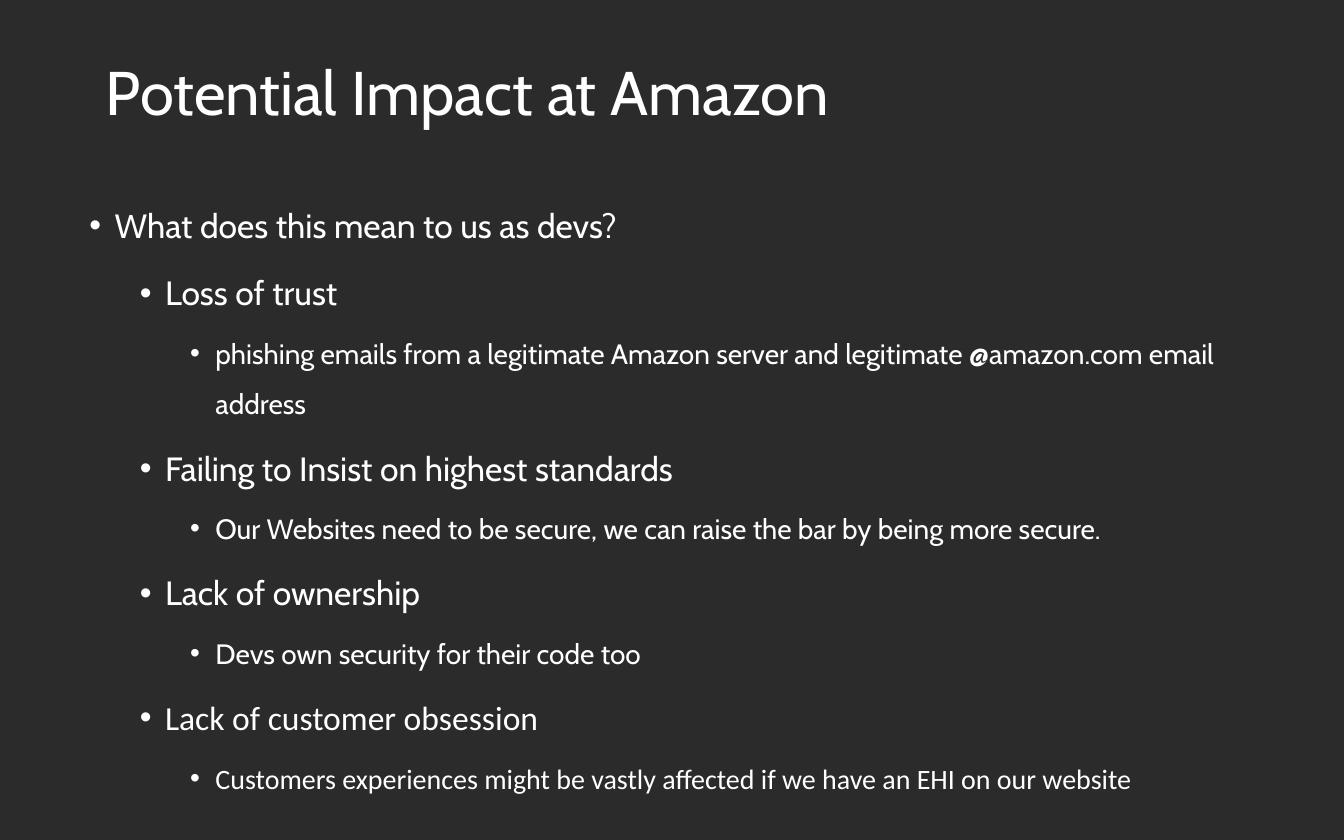
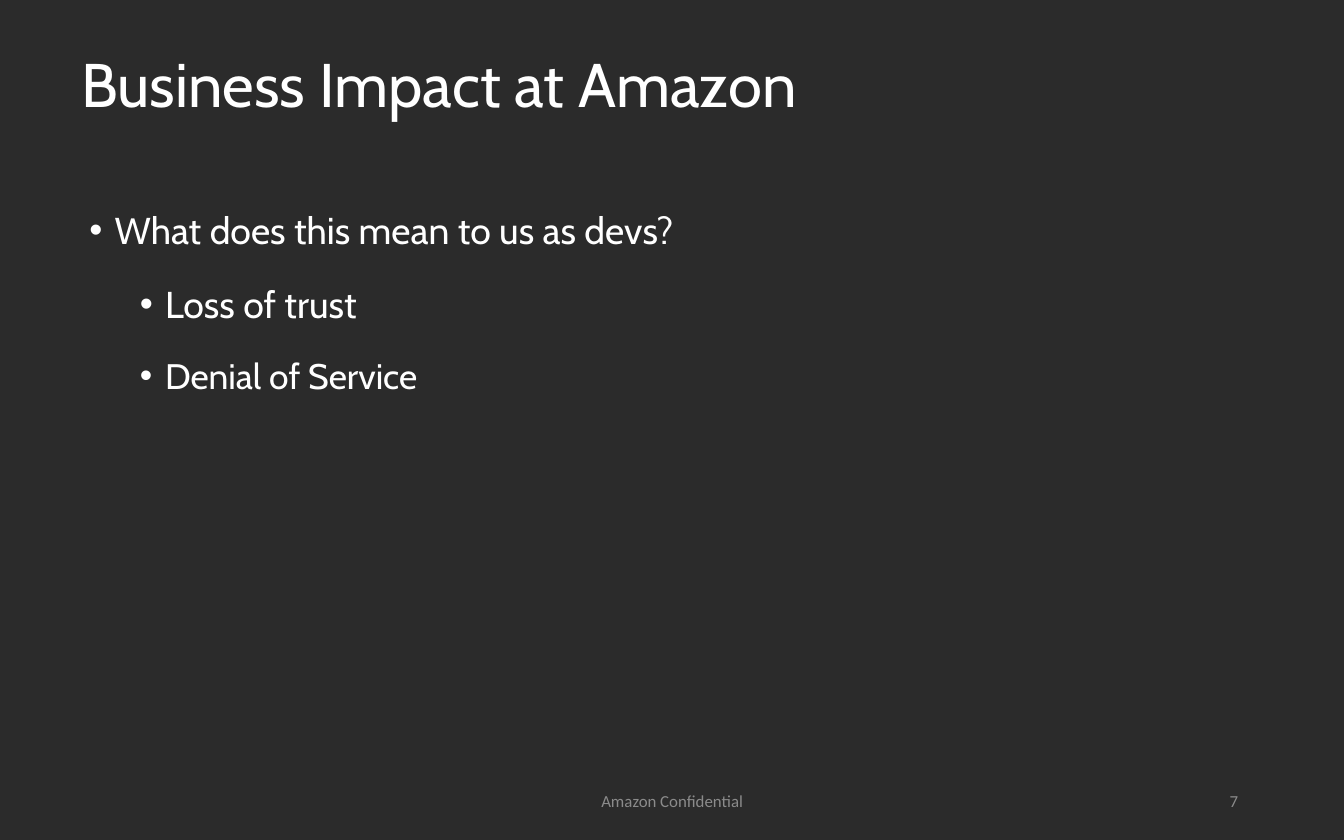
Before and after one commit to TDA/Zoncon, a slide deck: slide 7 of Zoncon-2017-Sai-Pc-ZCSlides.pptx (slide 12 before the commit). Drawn at 1344x840 pixels with LibreOffice and Linux fonts; fonts in the diff are those of the drawing; background and template pictures are left out; a plain dark background stands for a picture behind light text. Boxes give left, top, right and bottom in pixels: in the first picture for what was removed or moved away, otherwise in the second. Text is boxed around its words. In the diff, an @@ line names an element or a change of style, - is before the commit and + after.

```diff
--- a/Zoncon-2017-Sai-Pc-ZCSlides.pptx
+++ b/Zoncon-2017-Sai-Pc-ZCSlides.pptx
@@ title at <box>81,64,796,121</box>: text changed @@
-Potential Impact at Amazon
+Business Impact at Amazon
@@ text at <box>115,216,673,319</box>: size 18 to 20 pt in "What does this mean to us as ...", "Loss of trust" @@
@@ text at <box>165,362,417,390</box>: text changed; size 15 to 19 pt @@
-    • phishing emails from a legitimate Amazon server and legitimate @amazon.com email address
-  • Failing to Insist on highest standards
-    • Our Websites need to be secure, we can raise the bar by being more secure.
-  • Lack of ownership
-    • Devs own security for their code too
-  • Lack of customer obsession
-    • Customers experiences might be vastly affected if we have an EHI on our website
+  • Denial of Service
@@ text added at <box>601,795,743,807</box>, 9 pt, text #8C8C8C @@
+Amazon Confidential
@@ page number added at <box>1230,796,1239,807</box>, 9 pt, text #8C8C8C @@
+7
```
Also in this commit, not shown: 11 other slides changed, 2 slides added, 9 slides removed.
